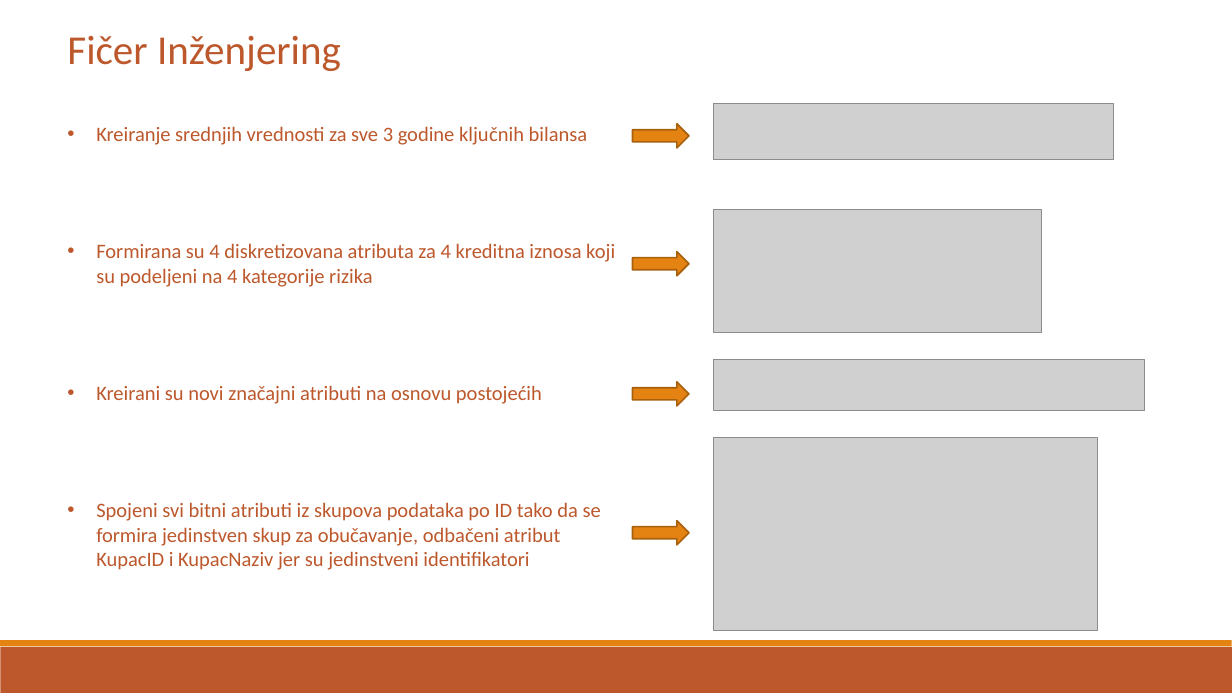
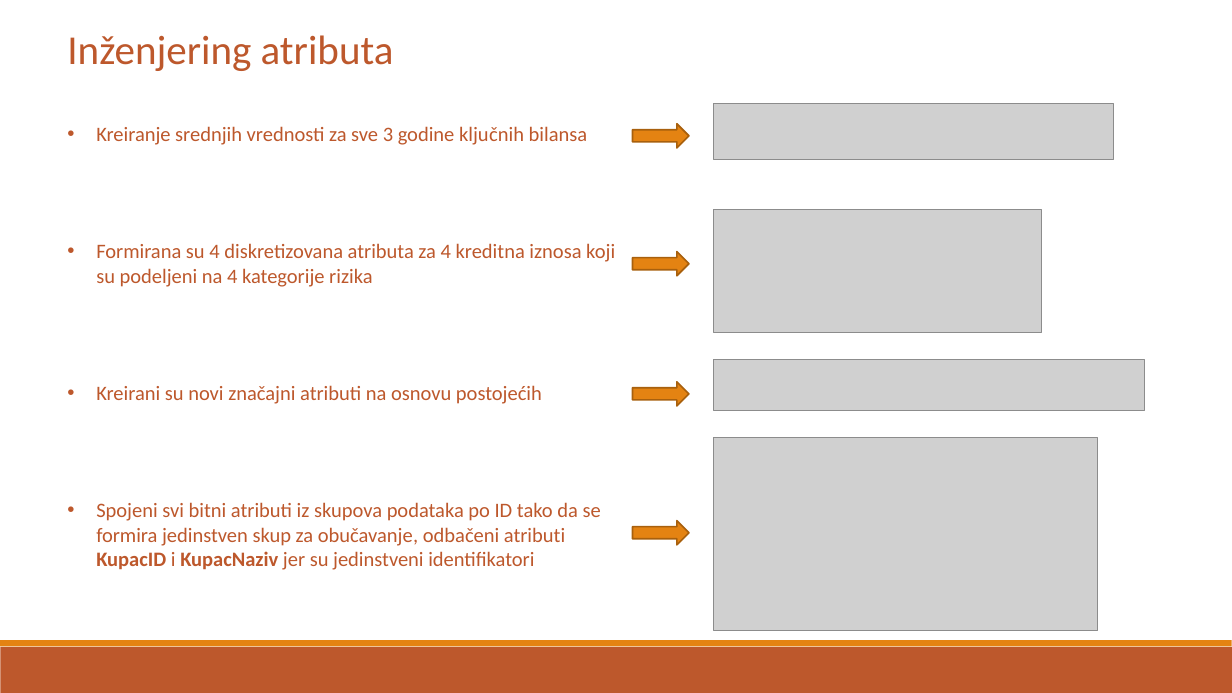
Before and after one commit to Toma1997/Credit-Risk-Prediction-in-Distribution-Network, a slide deck: slide 8 of docs/Prezentacija diplomskog rada.pptx. Drawn at 1232x693 pixels with LibreOffice and Linux fonts; fonts in the diff are those of the drawing; grey boxes stand for pictures. Boxes give left, top, right and bottom in pixels: in the first picture for what was removed or moved away, otherwise in the second. Text is boxed around its words. In the diff, an @@ line names an element or a change of style, - is before the commit and + after.

```diff
--- a/docs/Prezentacija diplomskog rada.pptx
+++ b/docs/Prezentacija diplomskog rada.pptx
@@ text at [67, 35, 394, 71]: text changed @@
-Fičer Inženjering
+Inženjering atributa
@@ text at [96, 502, 601, 570]: text changed @@
-• Spojeni svi bitni atributi iz skupova podataka po ID tako da se formira jedinstven skup za obučavanje, odbačeni atribut KupacID i KupacNaziv jer su jedinstveni identifikatori
+• Spojeni svi bitni atributi iz skupova podataka po ID tako da se formira jedinstven skup za obučavanje, odbačeni atributi KupacID i KupacNaziv jer su jedinstveni identifikatori
```
Also in this commit, not shown: 2 other slides changed.
